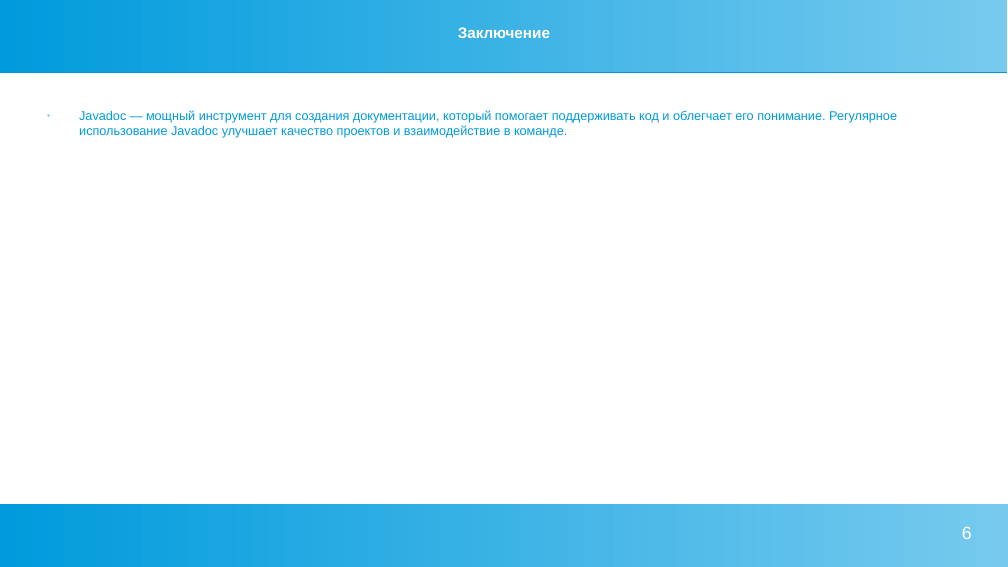
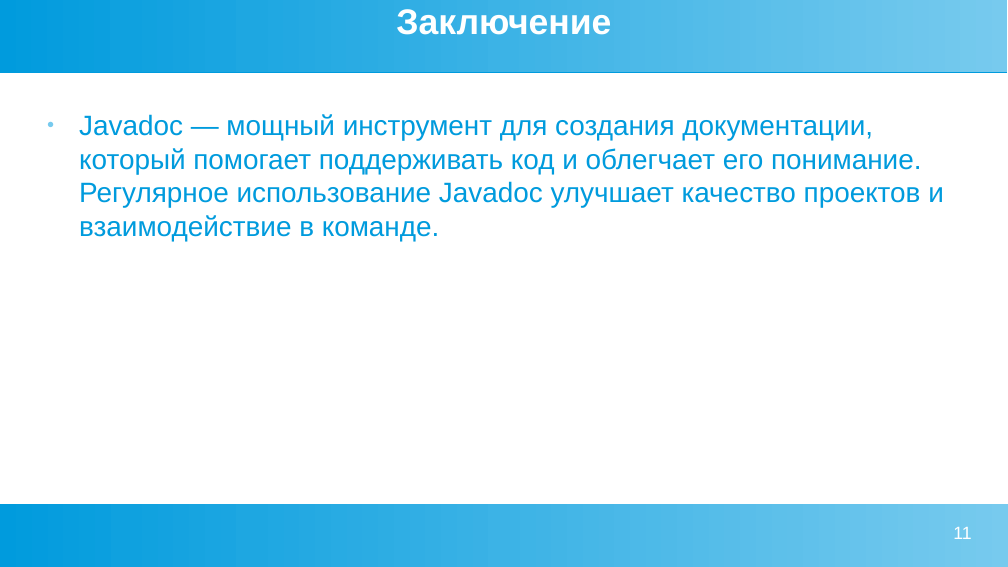
Before and after one commit to royalistofficial/java, a slide deck: slide 11 of доклад/javadoc.pptx (slide 6 before the commit). Drawn at 1008x567 pixels with LibreOffice and Linux fonts; fonts in the diff are those of the drawing. Boxes give left, top, right and bottom in pixels: in the first picture for what was removed or moved away, otherwise in the second. Text is boxed around its words. In the diff, an @@ line names an element or a change of style, - is before the commit and + after.

```diff
--- a/доклад/javadoc.pptx
+++ b/доклад/javadoc.pptx
@@ title "Заключение" at [396,9,611,35]: size 12 to 28 pt @@
@@ text "Javadoc — мощный инструмент для ..." at [79,114,944,241]: size 10 to 22 pt @@
@@ page number at [953,527,971,539]: text changed @@
-6
+11
```
Also in this commit, not shown: 2 other slides changed, 6 slides added, 1 slide removed, 4 other files.
